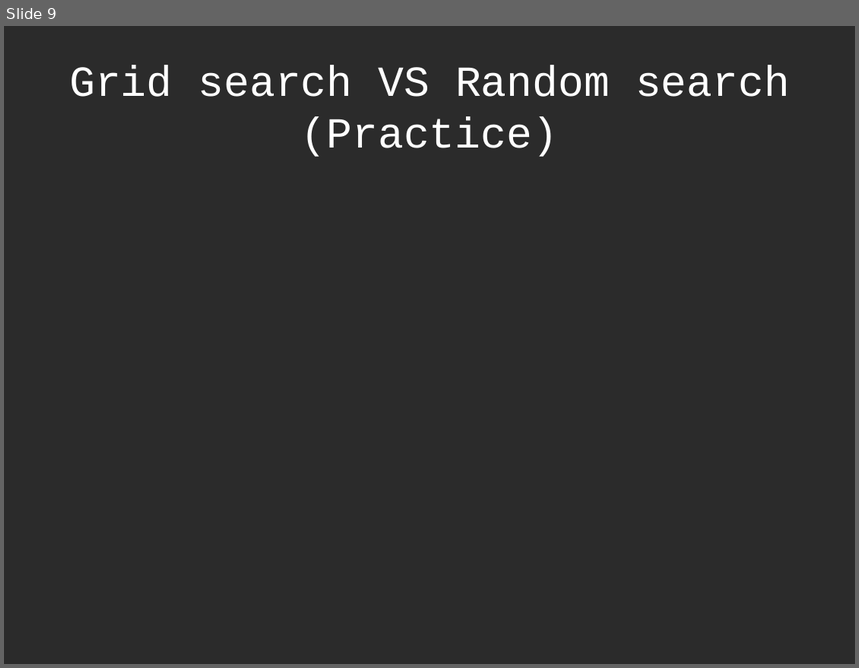
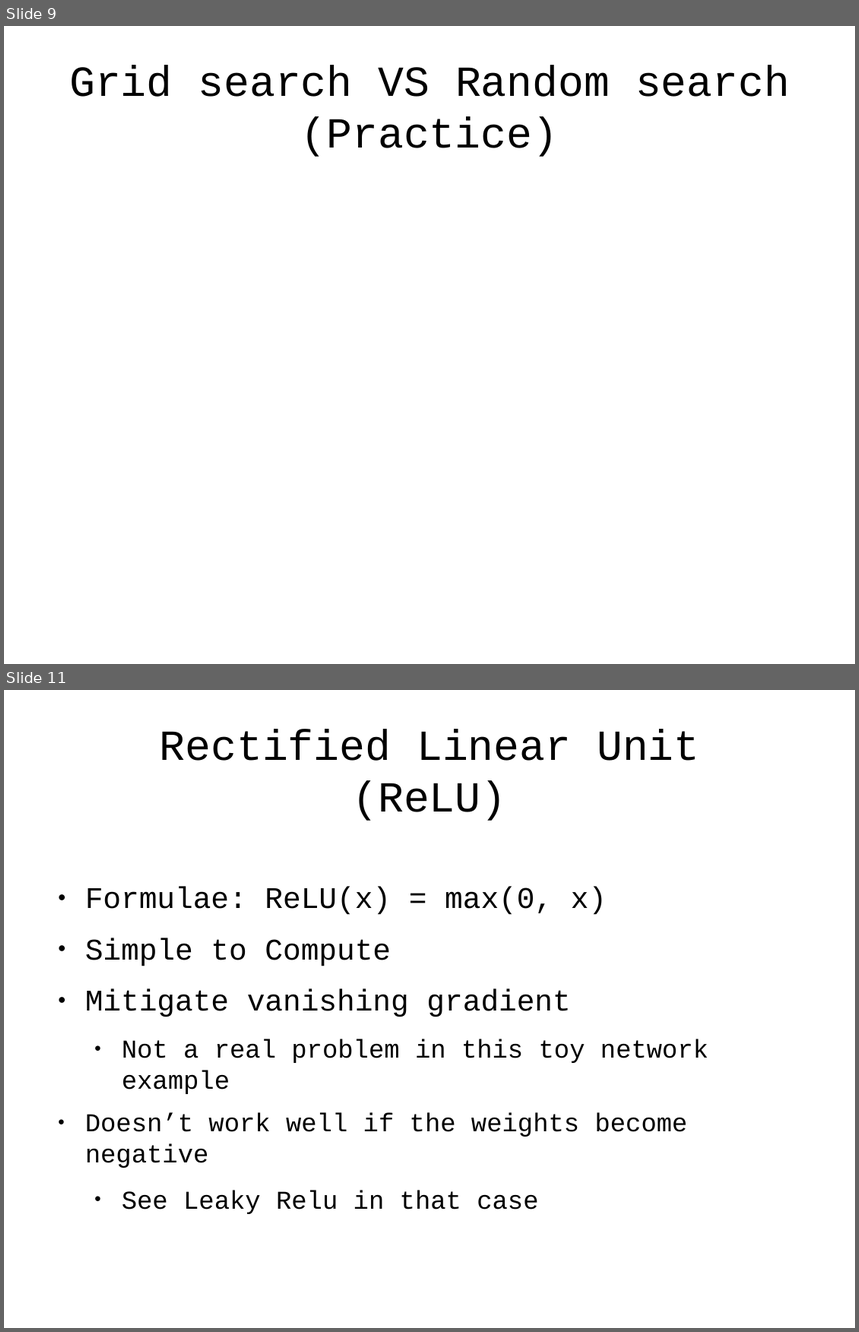
Before and after one commit to antonio-petrillo/ProgettoNNDL, a slide deck: presentation/presentazione.odp. Shown one above the other, each under a label of ours: slide 9 before the commit, slides 9 and 11 after it; the slides between them are not shown. The pictures are 859x668 and 859x1332 pixels, drawn with LibreOffice and Linux fonts; fonts in the diff are those of the drawing; background and template pictures are left out; a plain dark background stands for a picture behind light text. Boxes give left, top, right and bottom in pixels: in the first picture for what was removed or moved away, otherwise in the second. Text is boxed around its words. In the diff, an @@ line names an element or a change of style, - is before the commit and + after.

```diff
--- a/presentation/presentazione.odp
+++ b/presentation/presentazione.odp
@@ slide 11 added at <box>4,690,855,1328</box>, background #FFFFFF @@
@@ title added at <box>160,729,699,821</box>, 40 pt, text #000000 @@
+Rectified Linear Unit
+(ReLU)
@@ text added at <box>85,887,709,1214</box>, 24 pt, text #000000 @@
+● Formulae: ReLU(x) = max(0, x)
+● Simple to Compute
+● Mitigate vanishing gradient
+  ● Not a real problem in this toy network example
+● Doesn’t work well if the weights become negative
+  ● See Leaky Relu in that case
@@ slide 9 changed as well @@
@@ background picture (left out) to #FFFFFF @@
@@ title "Grid search VS Random search ..." at <box>69,65,790,157</box>: text colour #FFFFFF to #000000 @@
```
Also in this commit, not shown: 8 other slides changed, 4 other slides added, 5 slides removed, 2 other files.
